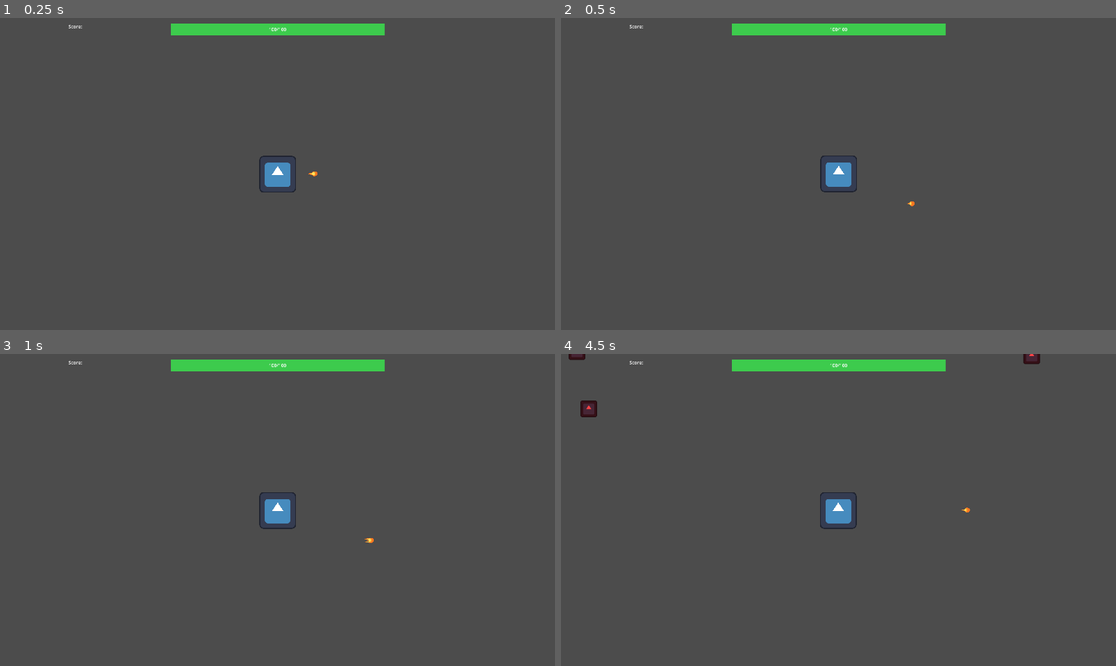
Above: before the commit, frames 1-4 (two rows, left to right).
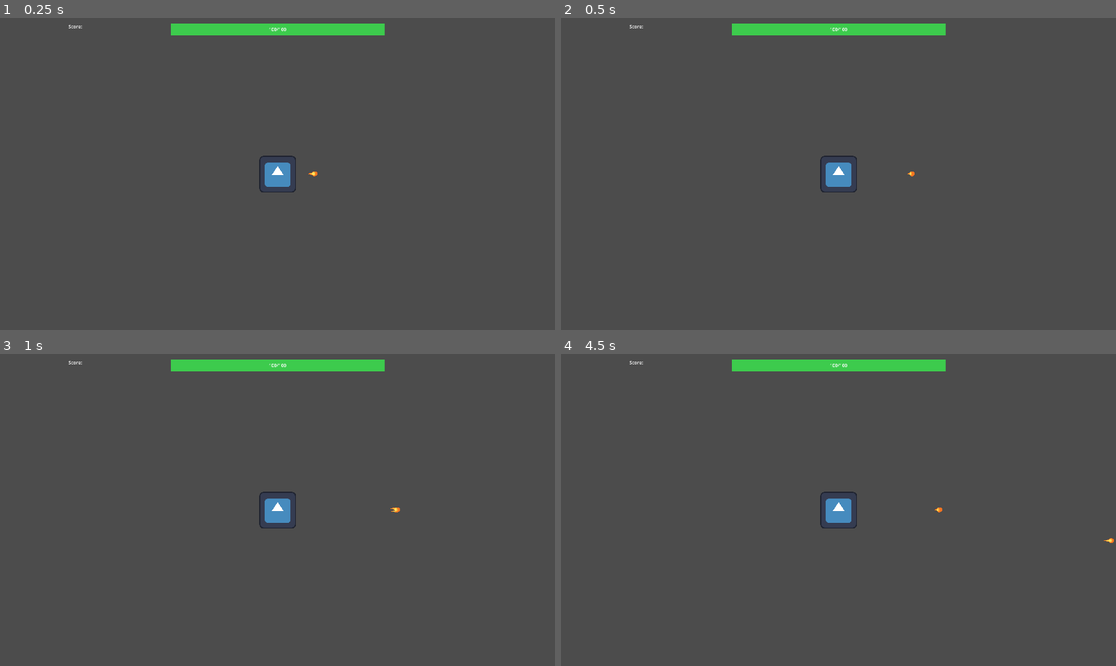
Above: after the commit, the same moments.

Repository: avidandy/GMTK_25
Game: Godot game, scene res://scenes/main.tscn
Two runs of this game, one before a commit and one after it. Both use one fixed random seed, a clock stepped at 60 frames per second and the inputs below. The engine's default icon, where the game draws it, is replaced by a stand-in: a white triangle on a blue panel in a dark square.
Inputs:
- Up to frame 1 (0.25 s): no input
- Up to frame 2 (0.5 s): no input
- Up to frame 3 (1 s): hold Right (right) from 0.53 s (still down)
- Up to frame 4 (4.5 s): release Right (right) at 1.28 s; hold Down (down) 1.28-2.03 s; hold Right (right) 2.03-2.78 s; hold Up (up) 2.78-3.53 s; hold Left (left) from 3.53 s (still down)

Frame 1 is identical in both runs. In frame 2, less than 0.1% of the frame differs, in the area x 46-64%, y 44-61%; in frame 3, less than 0.1%; in frame 4, 0.4%, in the area x 1-100%, y 0-61%.

Commit message:
Adjusts enemy aggro and player speed
Reduces the enemy aggro distance and increases its speed.

Also increases the player speed for better manoeuvrability.

Diff:
--- a/scenes/Enemy.tscn
+++ b/scenes/Enemy.tscn
@@ -8,8 +8,10 @@
 
 [node name="Enemy" type="CharacterBody2D"]
 scale = Vector2(0.45, 0.45)
+collision_layer = 4
 script = ExtResource("1_55jtl")
-aggro_distance = 600.0
+aggro_distance = 250.0
+aggro_speed_multiplier = 1.25
 player_stop_distance = 150.0
 
 [node name="CollisionShape2D" type="CollisionShape2D" parent="."]
--- a/scenes/Player.tscn
+++ b/scenes/Player.tscn
@@ -14,6 +14,7 @@
 
 [node name="Player" type="CharacterBody2D"]
 script = ExtResource("1_v6fml")
+speed = 200
 
 [node name="Sprite2D" type="Sprite2D" parent="."]
 texture = ExtResource("1_p0vlq")
